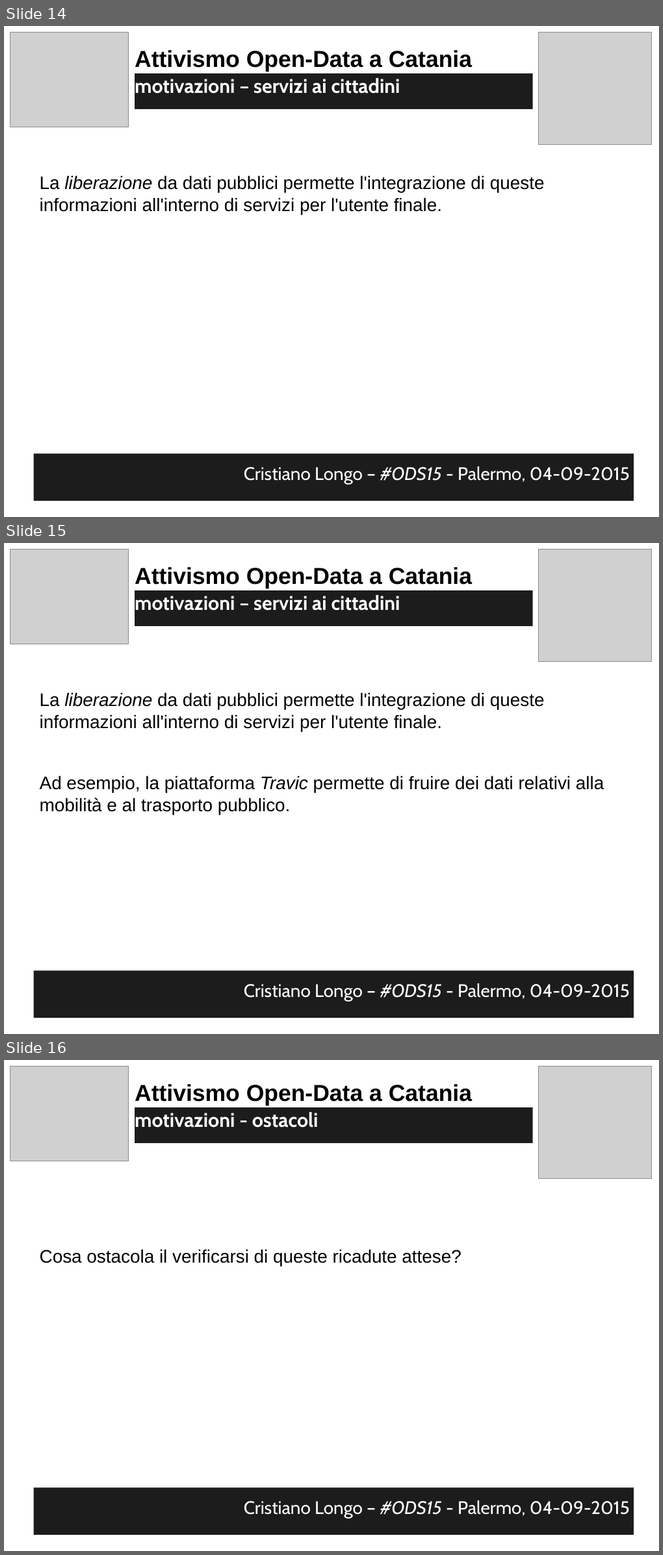
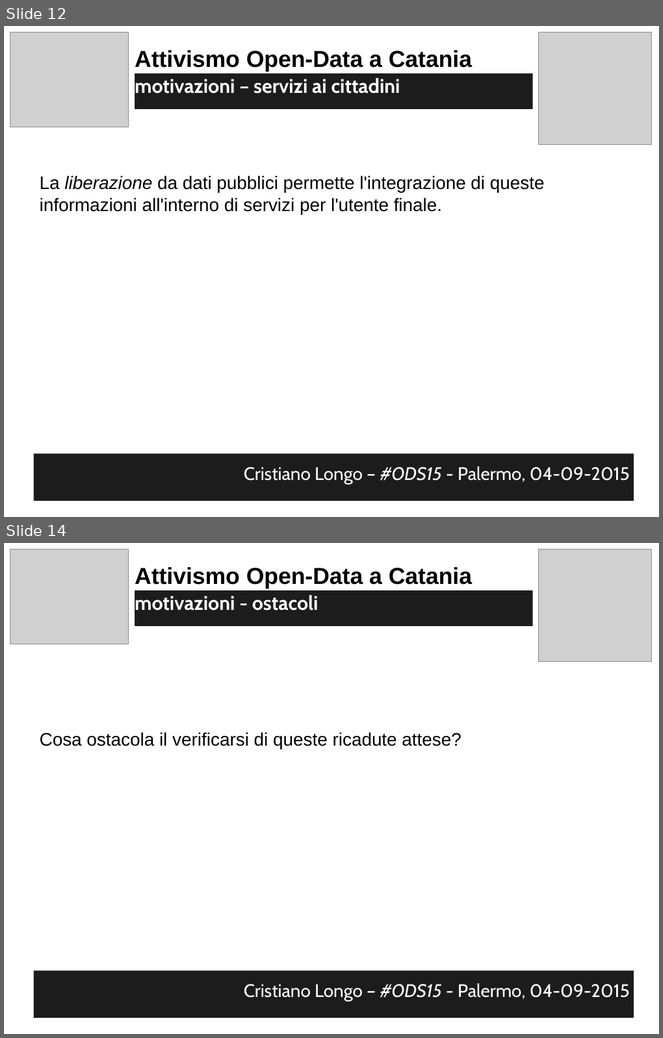
Before and after one commit to opendatahacklab/opendatahacklab.github.io, a slide deck: events/odt_ods15.odp. Shown one above the other, each under a label of ours: slides 14, 15 and 16 before the commit, slides 12 and 14 after it; the slides between them are not shown. The pictures are 663x1555 and 663x1038 pixels, drawn with LibreOffice and Linux fonts; fonts in the diff are those of the drawing; grey boxes stand for pictures. Boxes give left, top, right and bottom in pixels: in the first picture for what was removed or moved away, otherwise in the second. Text is boxed around its words. In the diff, an @@ line names an element or a change of style, - is before the commit and + after.

Commit message:
slides of the open data tour presentation

```diff
--- a/events/odt_ods15.odp
+++ b/events/odt_ods15.odp
@@ slide 15 removed at box(4, 543, 659, 1034), background #FFFFFF @@
@@ picture removed at box(10, 549, 129, 644) @@
@@ picture removed at box(539, 549, 652, 662) @@
@@ text removed at box(135, 567, 472, 589) @@
-Attivismo Open-Data a Catania
@@ text removed at box(135, 590, 533, 626) @@
-motivazioni – servizi ai cittadini
@@ text removed at box(40, 693, 545, 731) @@
-La liberazione da dati pubblici permette l'integrazione di queste informazioni all'interno di servizi per l'utente finale.
@@ text removed at box(40, 776, 604, 815) @@
-Ad esempio, la piattaforma Travic permette di fruire dei dati relativi alla mobilità e al trasporto pubblico.
@@ text removed at box(34, 971, 634, 1018) @@
-Cristiano Longo – #ODS15 - Palermo, 04-09-2015
@@ what was slide 14 is now slide 12 @@
@@ what was slide 16 is now slide 14 @@
```
Also in this commit, not shown: 8 slides changed, 1 slide added, 1 other slide removed, 2 other files.
